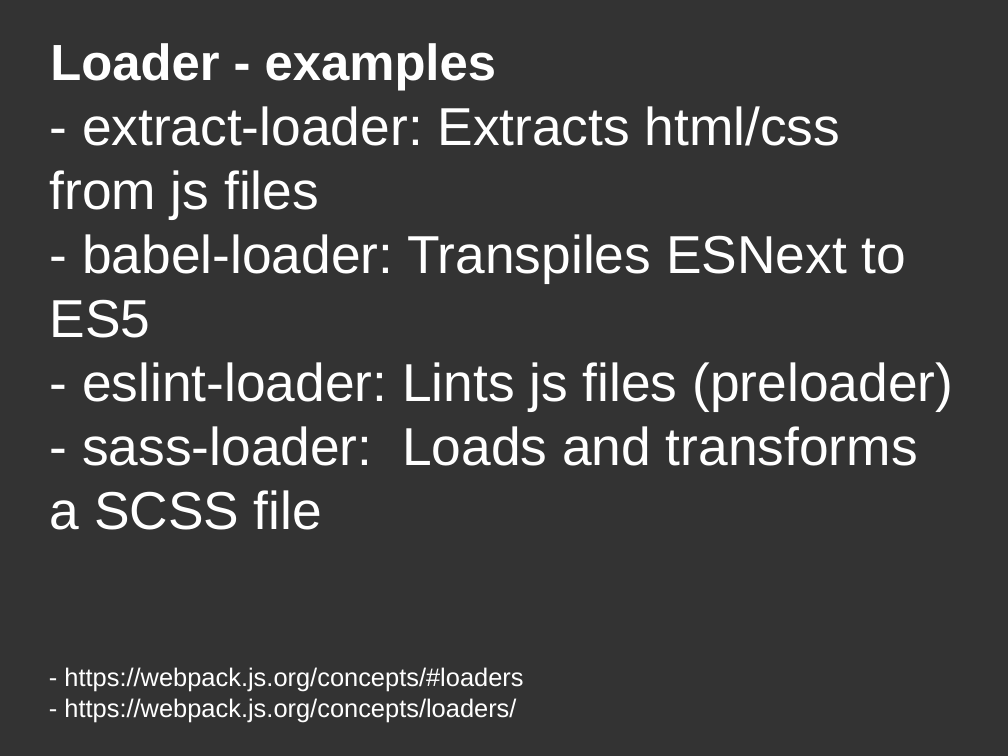
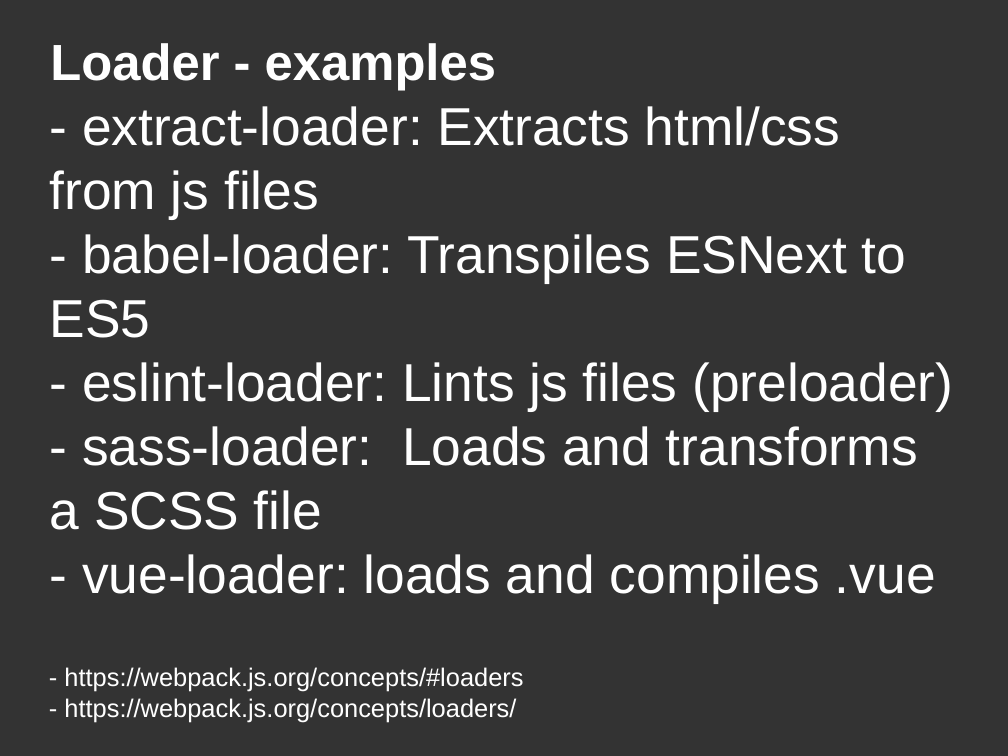
Before and after one commit to DanYellow/misc-tests, a slide deck: slide 9 of webpack-presentation-examples/webpack-part-one-nutshell.odp (slide 8 before the commit). Drawn at 1008x756 pixels with LibreOffice and Linux fonts; fonts in the diff are those of the drawing. Boxes give left, top, right and bottom in pixels: in the first picture for what was removed or moved away, otherwise in the second. Text is boxed around its words. In the diff, an @@ line names an element or a change of style, - is before the commit and + after.

Commit message:
Adds multiple example for async loading

```diff
--- a/webpack-presentation-examples/webpack-part-one-nutshell.odp
+++ b/webpack-presentation-examples/webpack-part-one-nutshell.odp
@@ title at bbox=[50, 106, 953, 594]: text changed @@
-- extract-loader: Extracts html/css from js files
-- babel-loader: Transpiles ESNext to ES5
-- eslint-loader: Lints js files (preloader)
-- sass-loader: Loads and transforms a SCSS file
+- extract-loader: Extracts html/css from js files
+- babel-loader: Transpiles ESNext to ES5
+- eslint-loader: Lints js files (preloader)
+- sass-loader: Loads and transforms a SCSS file
+- vue-loader: loads and compiles .vue
```
Also in this commit, not shown: 6 other slides changed, 1 slide added, 5 other files.
